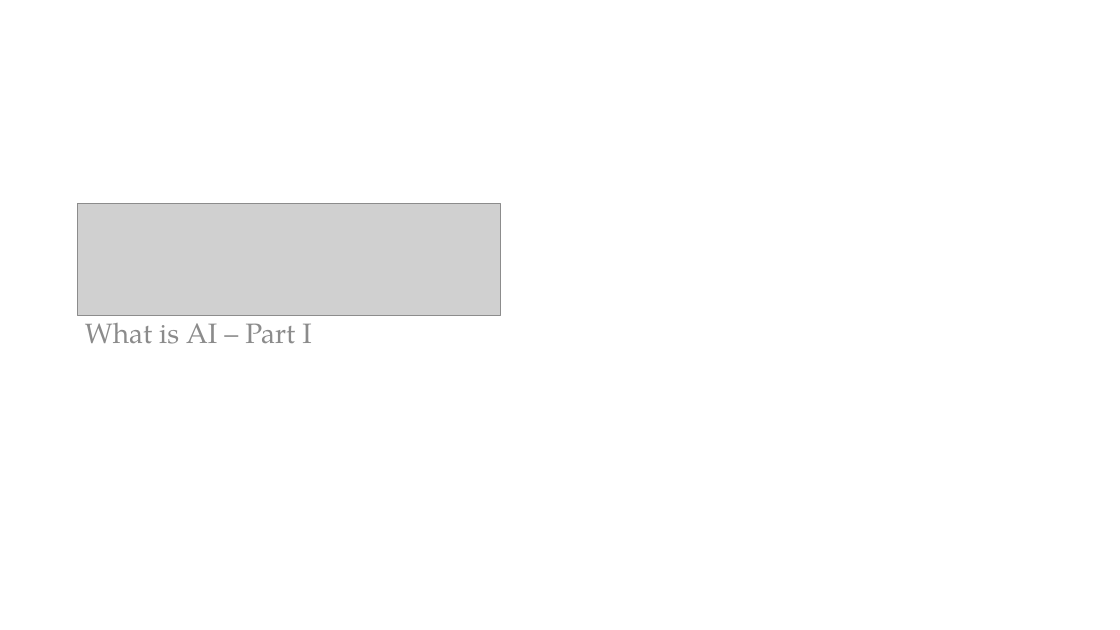
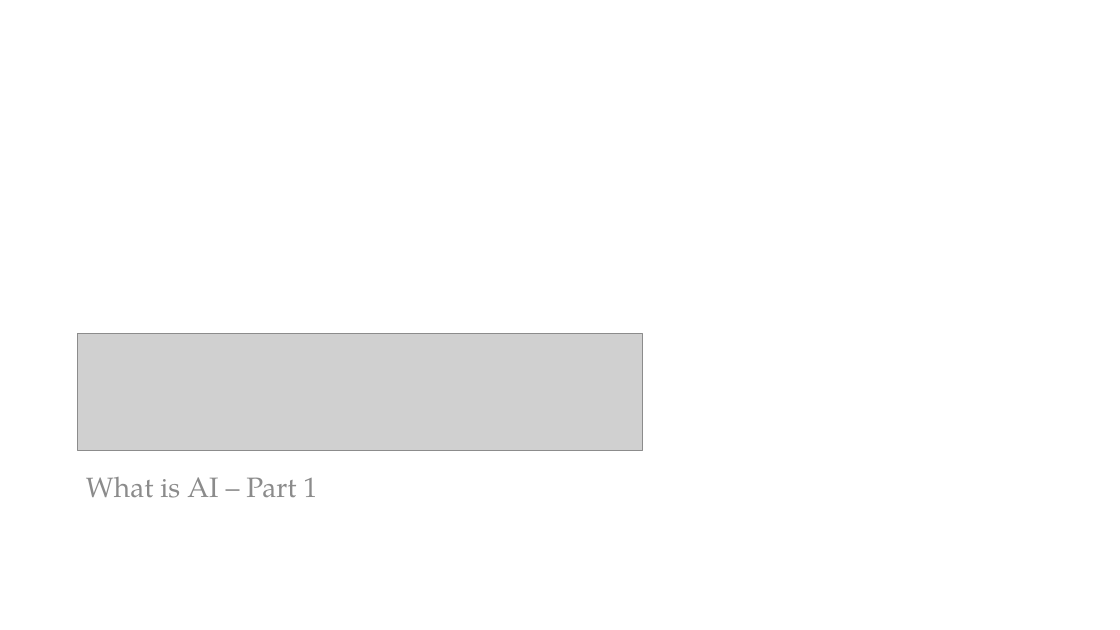
Before and after one commit to PracticumAI-Test/what_is_ai, a slide deck: slide 1 of ai_getting_started.pptx. Drawn at 1120x630 pixels with LibreOffice and Linux fonts; fonts in the diff are those of the drawing; grey boxes stand for pictures. Boxes give left, top, right and bottom in pixels: in the first picture for what was removed or moved away, otherwise in the second. Text is boxed around its words. In the diff, an @@ line names an element or a change of style, - is before the commit and + after.

```diff
--- a/ai_getting_started.pptx
+++ b/ai_getting_started.pptx
@@ picture removed at [77,204,501,315] @@
@@ picture added at [77,334,643,450] @@
@@ text at [86,477,317,498]: text changed @@
-What is AI – Part I
+What is AI – Part 1
```
Also in this commit, not shown: 3 other slides changed, 5 slides added, 6 slides removed, 1 other file.
